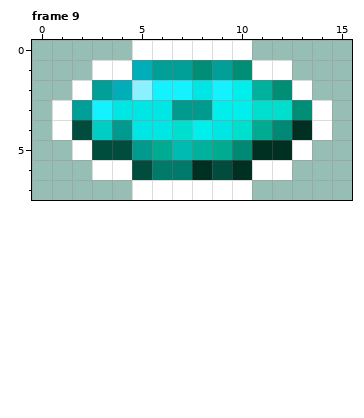
One commit to this pixel-art file: graphics/coin.aseprite. This is how it looked before the edit.
16x8 pixels, 36 frames. Colours within 5 levels of each other are drawn and written as one. Shown: frame 9. The commit also changed other frames, which this record leaves out.
The same view after the edit:
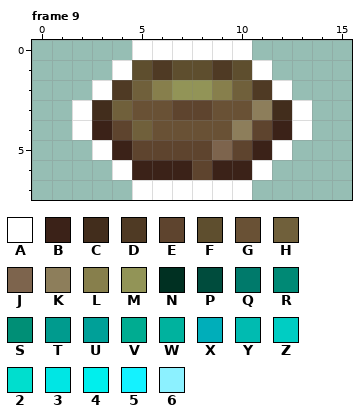
Palette (. is transparent): A #ffffff  B #3b2218  C #422d1c  D #4f3a24  E #5e442e  F #5e4e2e  G #695135  H #70603b  J #7d644d  K #8d7e5b  L #877f4c  M #929457  N #003022  P #004c3d  Q #007a6b  R #008975  S #008f76  T #009b8e  U #00a098  V #00ac91  W #00b29e  X #00aeba  Y #00bbb1  Z #00cdc3  2 #00dece  3 #00e6e4  4 #00efed  5 #14f2ff  6 #8cf1ff
The edit:
layer "Coin0" added
layer "Shine0" opacity 50% soft light added
layer "Base4" removed
layer "Shine" removed
Changed rows in their new state; - is an unchanged pixel.
Frame 9:
first column x 1:
1 --.-FDFFDF-.--
2 -.ADHLMMLHDA.-
3 .ACHGGEEGGKCA.
4 .ABEHGGGGKEBA.
5 -.ABEEEEJEBA.-
6 --.-BBBEBB-.--
Changed places in both pictures, as pixel boxes (x1, y1, x2, y2):
changed: (52, 60, 332, 180)
